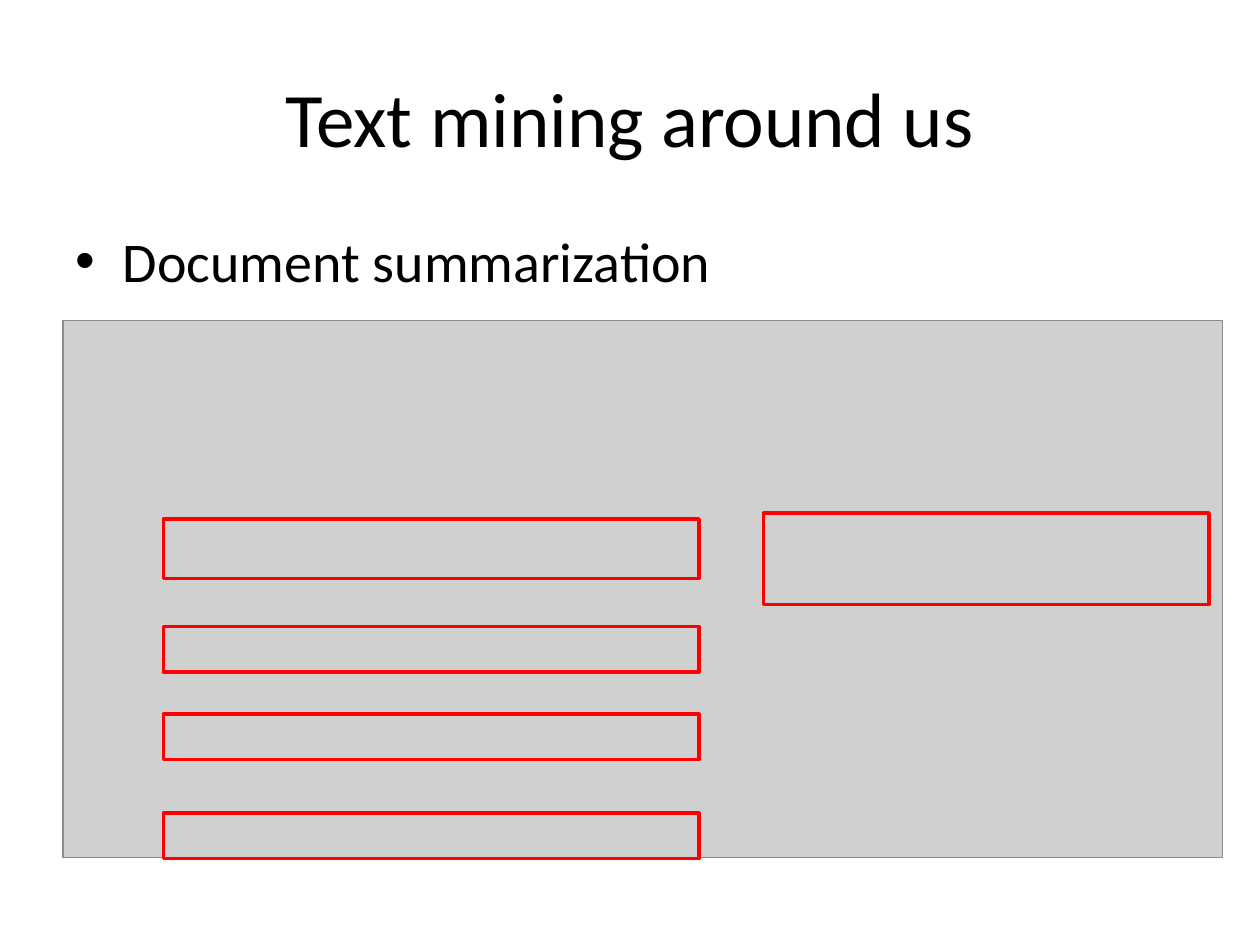
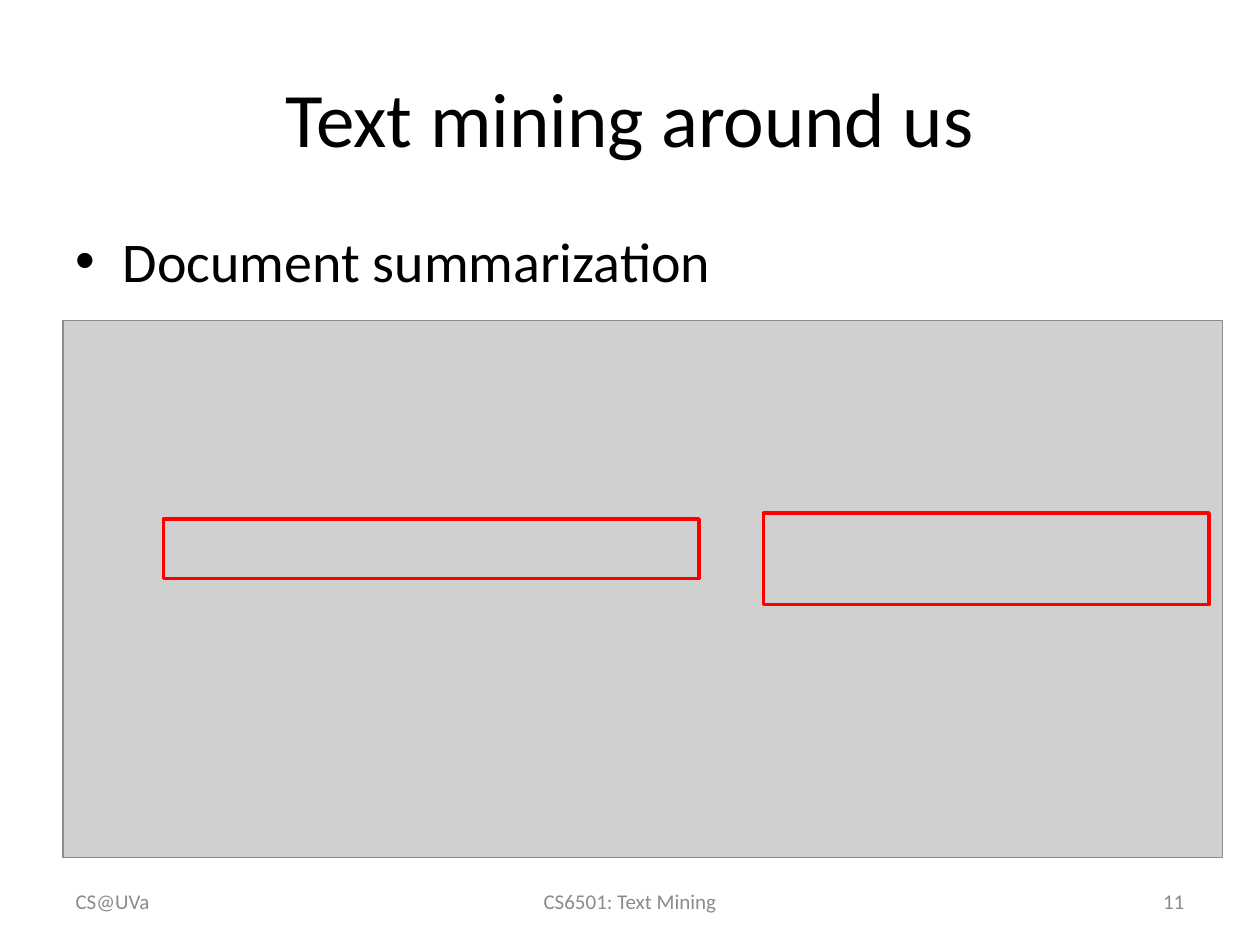
Before and after one commit to wang296/CS6501-Text-Mining, a slide deck: slide 11 of docs/IntroductionToTextMining.pptx. Drawn at 1260x945 pixels with LibreOffice and Linux fonts; fonts in the diff are those of the drawing; grey boxes stand for pictures. Boxes give left, top, right and bottom in pixels: in the first picture for what was removed or moved away, otherwise in the second. Text is boxed around its words. In the diff, an @@ line names an element or a change of style, - is before the commit and + after.

```diff
--- a/docs/IntroductionToTextMining.pptx
+++ b/docs/IntroductionToTextMining.pptx
@@ rectangle removed at (x1=164, y1=626, x2=699, y2=672) @@
@@ rectangle removed at (x1=164, y1=714, x2=699, y2=760) @@
@@ rectangle removed at (x1=164, y1=813, x2=699, y2=858) @@
@@ text added at (x1=76, y1=895, x2=150, y2=912), 12 pt, text #8C8C8C @@
+CS@UVa
@@ text added at (x1=544, y1=894, x2=716, y2=913), 12 pt, text #8C8C8C @@
+CS6501: Text Mining
@@ page number added at (x1=1163, y1=895, x2=1184, y2=909), 12 pt, text #8C8C8C @@
+11
```
Also in this commit, not shown: 31 other slides changed, 1 other file.
